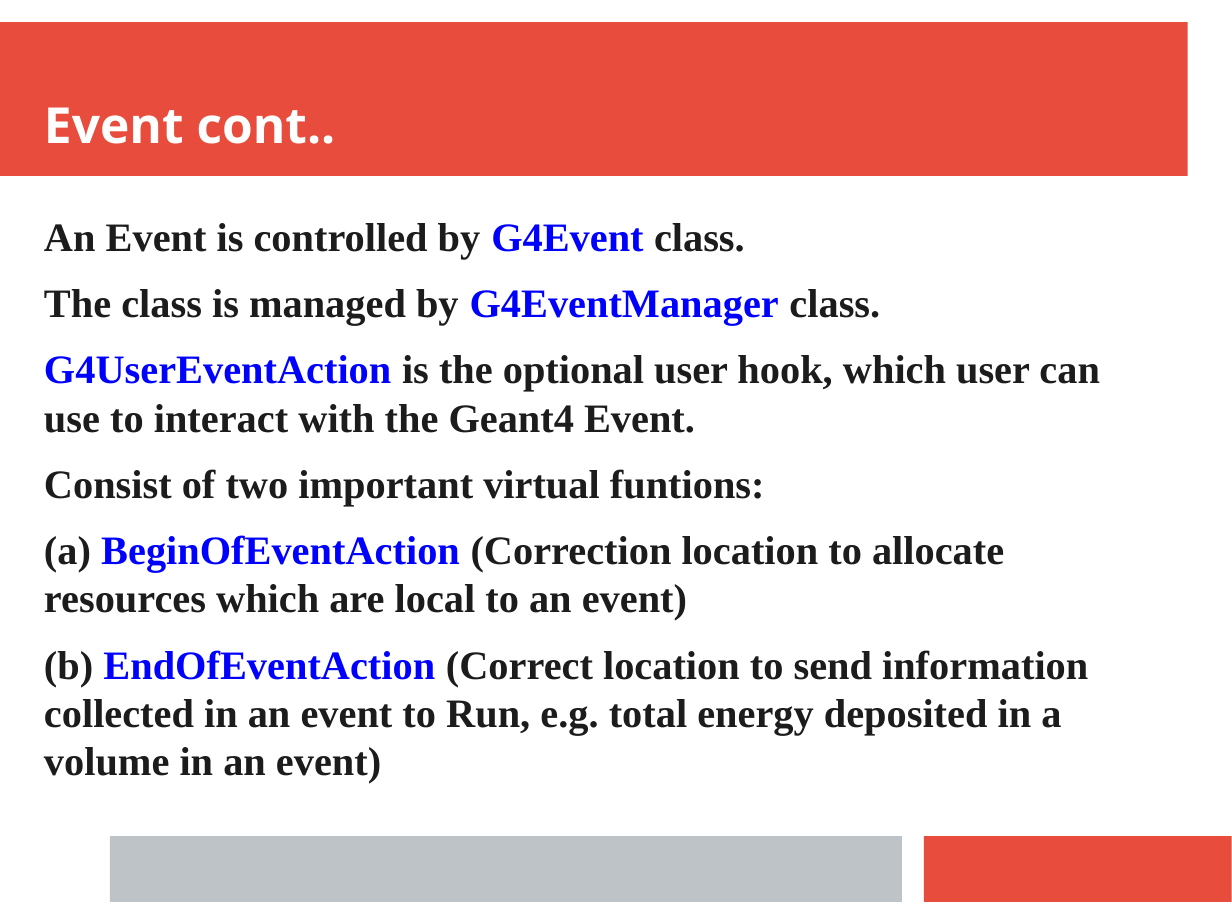
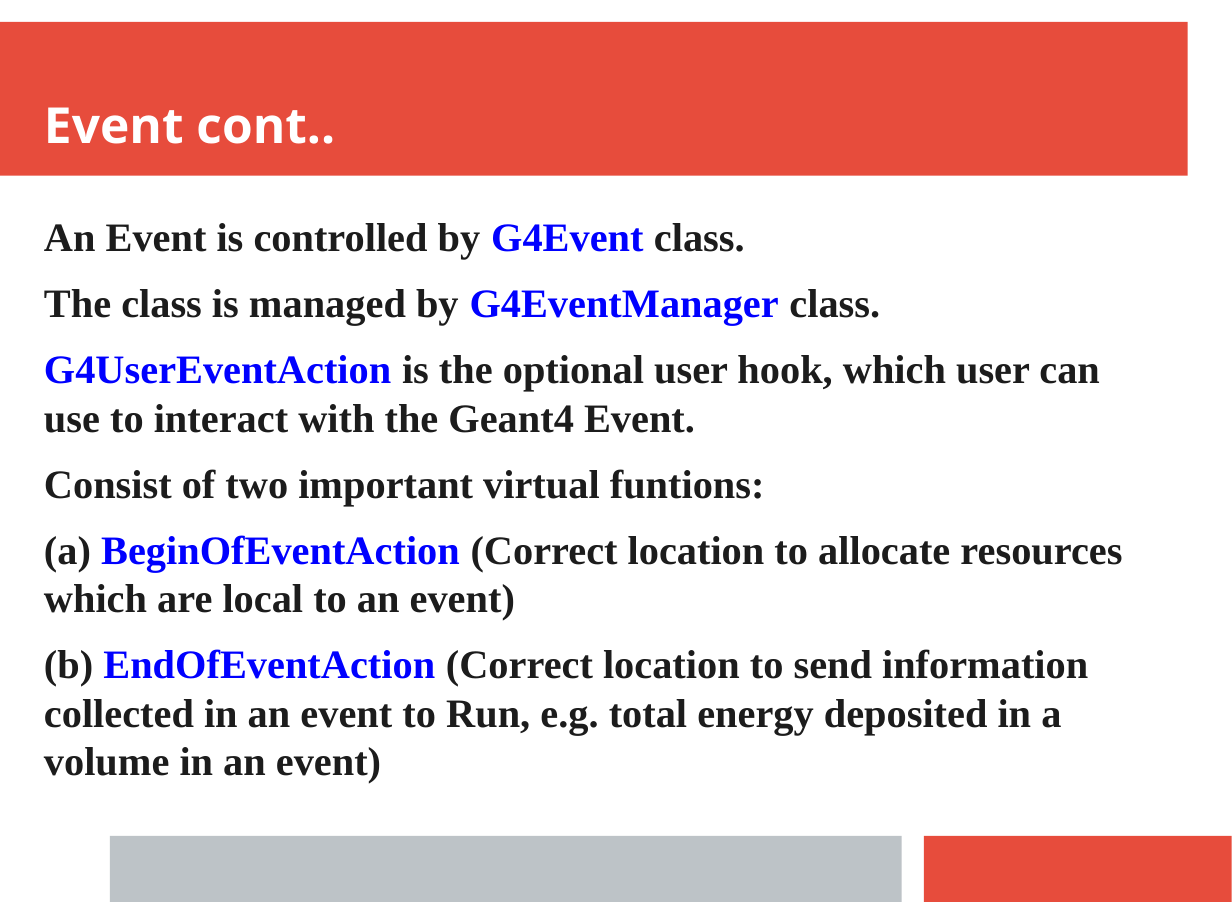
Before and after one commit to rsehgal/G4Simulations, a slide deck: slide 8 of Presentations/Tracking.pptx. Drawn at 1232x924 pixels with LibreOffice and Linux fonts; fonts in the diff are those of the drawing. Boxes give left, top, right and bottom in pixels: in the first picture for what was removed or moved away, otherwise in the second. Text is boxed around its words. In the diff, an @@ line names an element or a change of style, - is before the commit and + after.

```diff
--- a/Presentations/Tracking.pptx
+++ b/Presentations/Tracking.pptx
@@ text at box(44, 535, 1122, 621): text changed @@
-(a) BeginOfEventAction (Correction location to allocate resources which are local to an event)
+(a) BeginOfEventAction (Correct location to allocate resources which are local to an event)
```
Also in this commit, not shown: 2 other slides changed, 3 slides added, 2 other files.
